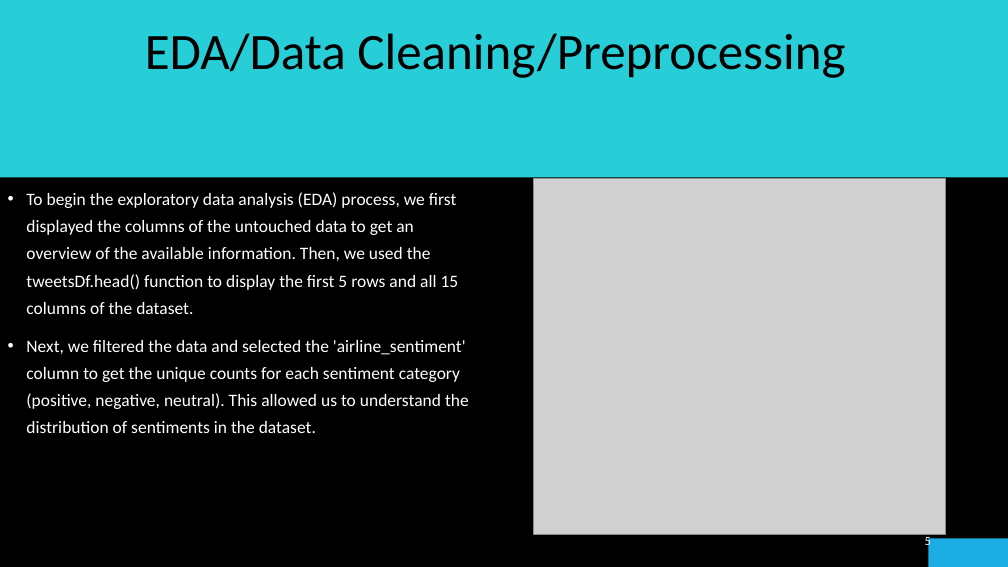
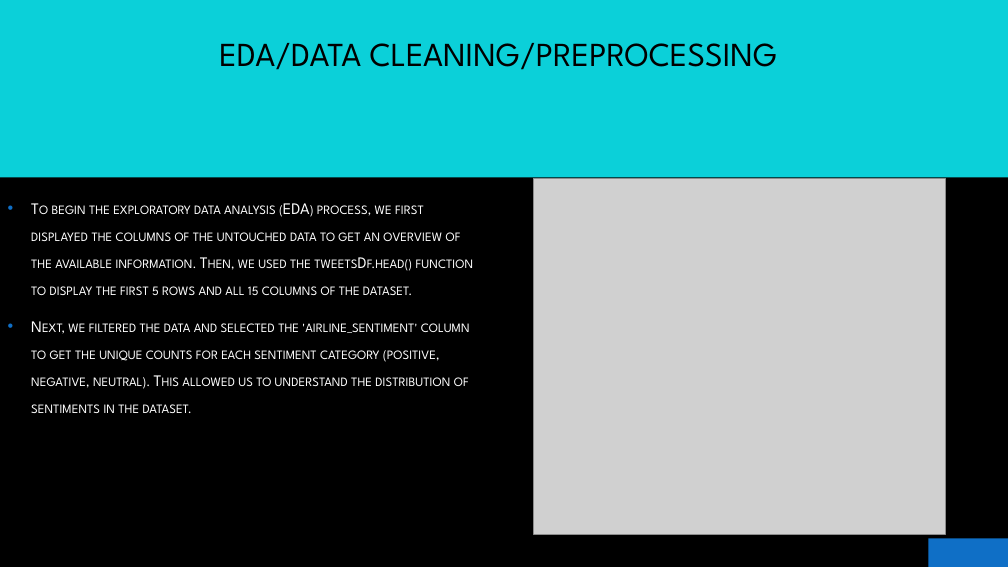
Before and after one commit to ElDon2308/Airline-Sentiment-Analysis, a slide deck: slide 5 of Airline Sentiment Analysis Presentation.pptx. Drawn at 1008x567 pixels with LibreOffice and Linux fonts; fonts in the diff are those of the drawing; grey boxes stand for pictures; background and template pictures are left out. Boxes give left, top, right and bottom in pixels: in the first picture for what was removed or moved away, otherwise in the second. Text is boxed around its words. In the diff, an @@ line names an element or a change of style, - is before the commit and + after.

```diff
--- a/Airline Sentiment Analysis Presentation.pptx
+++ b/Airline Sentiment Analysis Presentation.pptx
@@ rectangle at <box>0,21,25,84</box>: fill #1CADE4 to #0F6FC6 @@
@@ rectangle at <box>0,0,1008,178</box>: fill #27CED7 to #0BD0D9 @@
@@ title at <box>219,43,777,70</box>: text changed; size 48.6 to 32 pt; font Calibri to League Spartan @@
-EDA/Data Cleaning/Preprocessing
+EDA/DATA CLEANING/PREPROCESSING
@@ text "To begin the exploratory data ..." at <box>31,203,474,413</box>: size 16.6 to 15.3 pt, font Calibri to League Spartan, small capitals on; indent changed; line spacing 1.3 to 1.4; vertical alignment top to middle @@
@@ page number removed at <box>925,535,931,549</box> @@
-5
@@ rectangle at <box>929,538,1008,567</box>: fill #1CADE4 to #0F6FC6 @@
```
Also in this commit, not shown: 13 other slides changed, 5 slides added, 1 slide removed.
